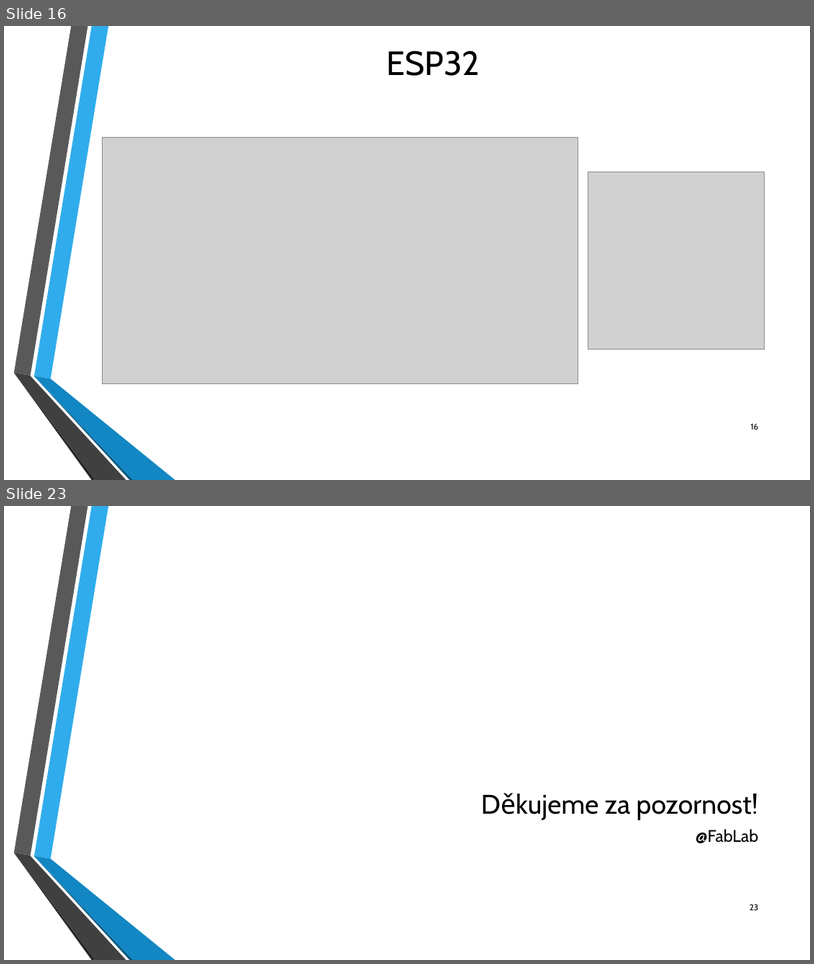
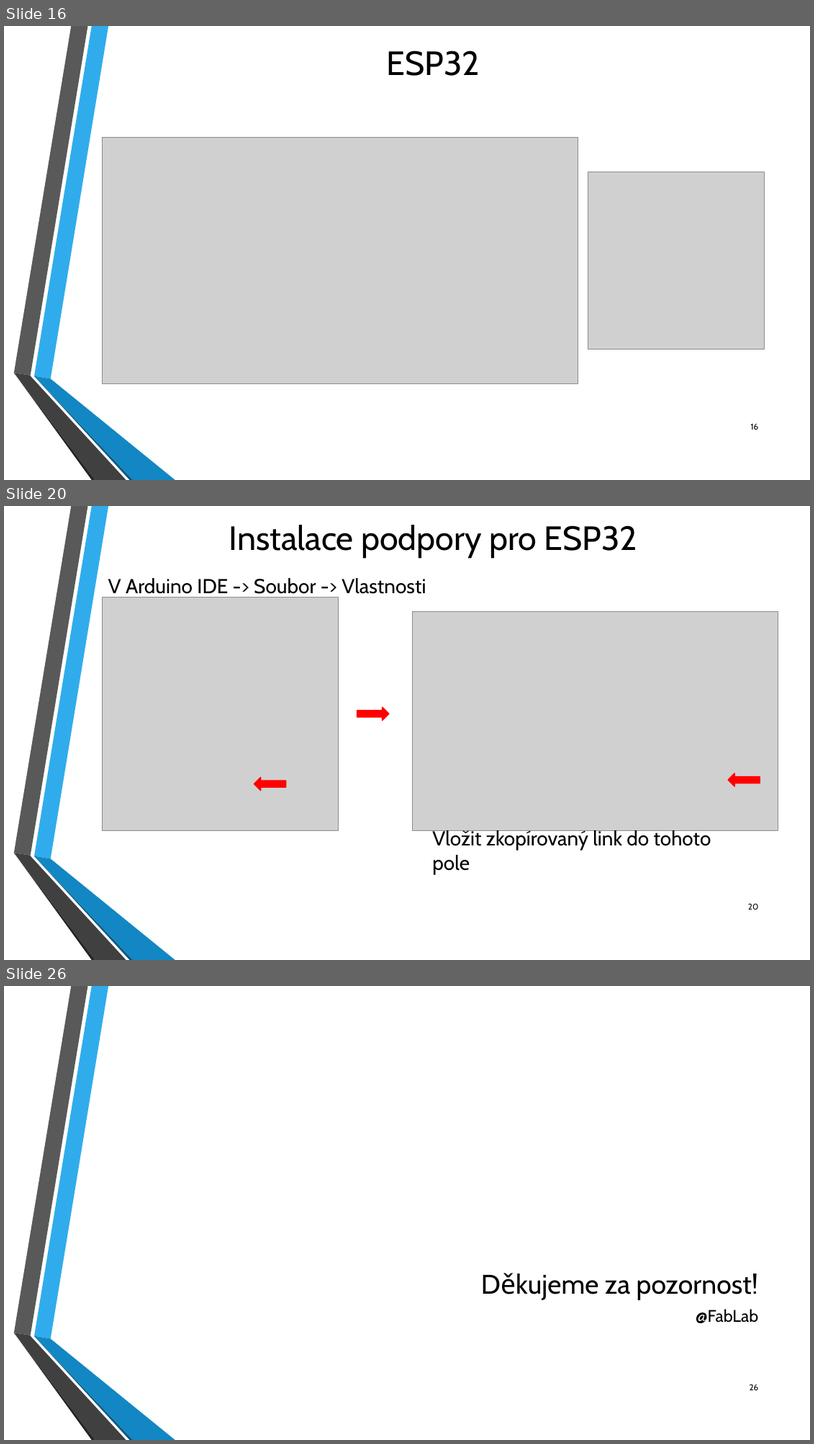
Before and after one commit to fablab-brno/Arduino-Akademie, a slide deck: Workshop 4/Arduino_Workshop_FabLab_4.pptx. Shown one above the other, each under a label of ours: slides 16 and 23 before the commit, slides 16, 20 and 26 after it; the slides between them are not shown. The pictures are 814x964 and 814x1444 pixels, drawn with LibreOffice and Linux fonts; fonts in the diff are those of the drawing; grey boxes stand for pictures; background and template pictures are left out. Boxes give left, top, right and bottom in pixels: in the first picture for what was removed or moved away, otherwise in the second. Text is boxed around its words. In the diff, an @@ line names an element or a change of style, - is before the commit and + after.

```diff
--- a/Workshop 4/Arduino_Workshop_FabLab_4.pptx
+++ b/Workshop 4/Arduino_Workshop_FabLab_4.pptx
@@ slide 20 added at [4,506,810,960], background picture (left out); not listed: 6 template elements that a slide beside it also shows @@
@@ text added at [229,525,638,559], 40 pt, text #000000 @@
+Instalace podpory pro ESP32
@@ text added at [108,578,426,597], 24 pt, text #000000 @@
+V Arduino IDE -> Soubor -> Vlastnosti
@@ picture added at [103,597,339,830] @@
@@ picture added at [413,611,778,830] @@
@@ right arrow added at [358,707,389,720], fill #FF0000, outline #FF0000 1.25 pt @@
@@ right arrow added at [255,777,286,790], fill #FF0000, outline #FF0000 1.25 pt @@
@@ right arrow added at [729,773,761,787], fill #FF0000, outline #FF0000 1.25 pt @@
@@ text added at [432,829,712,874], 24 pt, text #000000 @@
+Vložit zkopírovaný link do tohoto pole
@@ page number added at [748,903,759,909], 10 pt, text #000000 @@
+20
@@ what was slide 23 is now slide 26 @@
@@ page number at [750,1383,759,1390]: text changed @@
-23
+26
```
Also in this commit, not shown: 14 slides changed, 3 other slides added, 1 slide removed, 2 other files.
